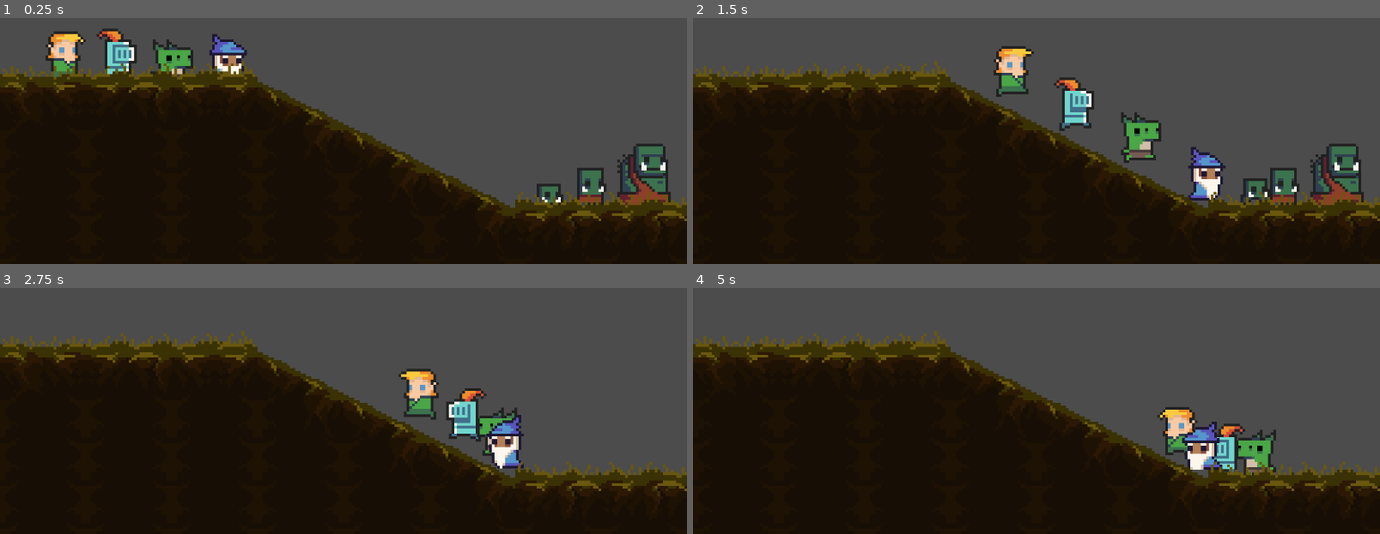
Above: before the commit, frames 1-4 (two rows, left to right).
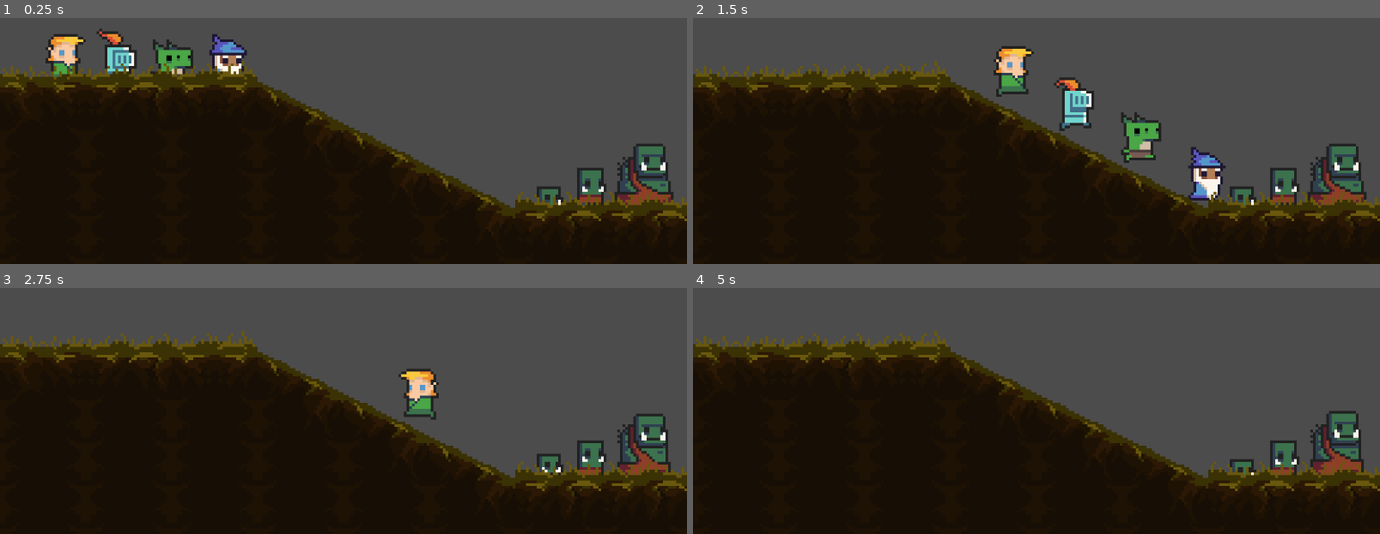
Above: after the commit, the same moments.

Repository: giordanorn/tfgoe
Game: Godot game, scene res://Levels/Test.tscn
Two runs of this game, one before a commit and one after it. Both use one fixed random seed, a clock stepped at 60 frames per second and the inputs below.
Inputs:
- Up to frame 1 (0.25 s): no input
- Up to frame 2 (1.5 s): tap Enter (ui_accept) at 0.5, 0.77 s; hold Right (ui_right) from 0.53 s (still down)
- Up to frame 3 (2.75 s): tap Enter (ui_accept) at 1.52 s; release Right (ui_right) at 2.03 s; hold Left (ui_left) from 2.03 s (still down)
- Up to frame 4 (5 s): release Left (ui_left) at 2.78 s; hold Right (ui_right) 2.78-4.28 s; tap Enter (ui_accept) at 3.02, 3.77, 4.52 s; hold Left (ui_left) from 4.28 s (still down)

The runs differ from the first frame. In frame 1, 1.3% of the frame differs, in the area x 6-98%, y 4-77%; in frame 2, 0.7%; in frame 3, 4.2%; in frame 4, 4.7%, in the area x 67-98%, y 48-77%.

Commit message:
ContactAttack corrigido e implementado em todos os monstros

Diff:
--- a/Levels/Test.tscn
+++ b/Levels/Test.tscn
@@ -33,8 +33,6 @@
 
 [node name="Wizard" parent="Players" instance=ExtResource( 4 )]
 position = Vector2( 28, 16 )
-collision_layer = 2
-collision_mask = 2
 
 [node name="Enemies" type="Node2D" parent="."]
 position = Vector2( 220, 112 )
--- a/Objects/Foes/Demons/DemonBoss.tscn
+++ b/Objects/Foes/Demons/DemonBoss.tscn
@@ -10,6 +10,7 @@
 [ext_resource path="res://Sprites/Characters/Bodies/big_demon_run_anim_f2.png" type="Texture" id=8]
 [ext_resource path="res://Sprites/Characters/Bodies/big_demon_run_anim_f3.png" type="Texture" id=9]
 [ext_resource path="res://Utils/Health.tscn" type="PackedScene" id=10]
+[ext_resource path="res://Utils/ContactAttack.tscn" type="PackedScene" id=11]
 
 [sub_resource type="RectangleShape2D" id=1]
 extents = Vector2( 11, 16 )
@@ -43,8 +44,10 @@
 [node name="AnimatedSprite" type="AnimatedSprite" parent="."]
 frames = SubResource( 2 )
 animation = "idle"
-frame = 1
+frame = 2
 playing = true
 offset = Vector2( 0, -10 )
 
 [node name="Health" parent="." instance=ExtResource( 10 )]
+
+[node name="ContactAttack" parent="." instance=ExtResource( 11 )]
--- a/Objects/Foes/Demons/DemonBrawler.tscn
+++ b/Objects/Foes/Demons/DemonBrawler.tscn
@@ -10,6 +10,7 @@
 [ext_resource path="res://Sprites/Characters/Bodies/chort_run_anim_f2.png" type="Texture" id=8]
 [ext_resource path="res://Sprites/Characters/Bodies/chort_run_anim_f3.png" type="Texture" id=9]
 [ext_resource path="res://Utils/Health.tscn" type="PackedScene" id=10]
+[ext_resource path="res://Utils/ContactAttack.tscn" type="PackedScene" id=11]
 
 [sub_resource type="RectangleShape2D" id=1]
 extents = Vector2( 6, 10 )
@@ -43,7 +44,10 @@
 [node name="AnimatedSprite" type="AnimatedSprite" parent="."]
 frames = SubResource( 2 )
 animation = "idle"
+frame = 3
 playing = true
 offset = Vector2( 0, -4 )
 
 [node name="Health" parent="." instance=ExtResource( 10 )]
+
+[node name="ContactAttack" parent="." instance=ExtResource( 11 )]
--- a/Objects/Foes/Demons/DemonPursuer.tscn
+++ b/Objects/Foes/Demons/DemonPursuer.tscn
@@ -10,6 +10,7 @@
 [ext_resource path="res://Sprites/Characters/Bodies/imp_run_anim_f2.png" type="Texture" id=8]
 [ext_resource path="res://Sprites/Characters/Bodies/imp_run_anim_f3.png" type="Texture" id=9]
 [ext_resource path="res://Utils/Health.tscn" type="PackedScene" id=10]
+[ext_resource path="res://Utils/ContactAttack.tscn" type="PackedScene" id=11]
 
 [sub_resource type="RectangleShape2D" id=1]
 extents = Vector2( 5, 7 )
@@ -29,9 +30,9 @@
 
 [node name="DemonPursuer" type="KinematicBody2D" groups=[
 "character",
+"enemy",
+"pursuer",
 "demon",
-"pursuer",
-"enemy",
 ]]
 script = ExtResource( 1 )
 nickname = "Demon Pursuer"
@@ -43,6 +44,9 @@
 [node name="AnimatedSprite" type="AnimatedSprite" parent="."]
 frames = SubResource( 2 )
 animation = "idle"
+frame = 3
 playing = true
 
 [node name="Health" parent="." instance=ExtResource( 10 )]
+
+[node name="ContactAttack" parent="." instance=ExtResource( 11 )]
--- a/Objects/Foes/Demons/DemonTanker.tscn
+++ b/Objects/Foes/Demons/DemonTanker.tscn
@@ -10,6 +10,7 @@
 [ext_resource path="res://Sprites/Characters/Bodies/wogol_run_anim_f2.png" type="Texture" id=8]
 [ext_resource path="res://Sprites/Characters/Bodies/wogol_run_anim_f3.png" type="Texture" id=9]
 [ext_resource path="res://Utils/Health.tscn" type="PackedScene" id=10]
+[ext_resource path="res://Utils/ContactAttack.tscn" type="PackedScene" id=11]
 
 [sub_resource type="RectangleShape2D" id=1]
 extents = Vector2( 6, 8 )
@@ -46,3 +47,5 @@
 offset = Vector2( 0, -2 )
 
 [node name="Health" parent="." instance=ExtResource( 10 )]
+
+[node name="ContactAttack" parent="." instance=ExtResource( 11 )]
--- a/Objects/Foes/Demons/DemonThrower.tscn
+++ b/Objects/Foes/Demons/DemonThrower.tscn
@@ -10,6 +10,7 @@
 [ext_resource path="res://Sprites/Characters/Bodies/necromancer_run_anim_f2.png" type="Texture" id=8]
 [ext_resource path="res://Sprites/Characters/Bodies/necromancer_run_anim_f3.png" type="Texture" id=9]
 [ext_resource path="res://Utils/Health.tscn" type="PackedScene" id=10]
+[ext_resource path="res://Utils/ContactAttack.tscn" type="PackedScene" id=11]
 
 [sub_resource type="RectangleShape2D" id=1]
 extents = Vector2( 6, 8 )
@@ -42,8 +43,10 @@
 [node name="AnimatedSprite" type="AnimatedSprite" parent="."]
 frames = SubResource( 2 )
 animation = "idle"
-frame = 3
+frame = 2
 playing = true
 offset = Vector2( 0, -2 )
 
 [node name="Health" parent="." instance=ExtResource( 10 )]
+
+[node name="ContactAttack" parent="." instance=ExtResource( 11 )]
--- a/Objects/Foes/Orcs/OrcBoss.tscn
+++ b/Objects/Foes/Orcs/OrcBoss.tscn
@@ -10,6 +10,7 @@
 [ext_resource path="res://Sprites/Characters/Bodies/ogre_run_anim_f2.png" type="Texture" id=8]
 [ext_resource path="res://Sprites/Characters/Bodies/ogre_run_anim_f3.png" type="Texture" id=9]
 [ext_resource path="res://Utils/Health.tscn" type="PackedScene" id=10]
+[ext_resource path="res://Utils/ContactAttack.tscn" type="PackedScene" id=11]
 
 [sub_resource type="RectangleShape2D" id=1]
 extents = Vector2( 10, 14 )
@@ -43,8 +44,9 @@
 [node name="AnimatedSprite" type="AnimatedSprite" parent="."]
 frames = SubResource( 2 )
 animation = "idle"
-frame = 1
 playing = true
 offset = Vector2( 0, -8 )
 
 [node name="Health" parent="." instance=ExtResource( 10 )]
+
+[node name="ContactAttack" parent="." instance=ExtResource( 11 )]
--- a/Objects/Foes/Orcs/OrcBrawler.tscn
+++ b/Objects/Foes/Orcs/OrcBrawler.tscn
@@ -10,6 +10,7 @@
 [ext_resource path="res://Sprites/Characters/Bodies/orc_warrior_run_anim_f2.png" type="Texture" id=8]
 [ext_resource path="res://Sprites/Characters/Bodies/orc_warrior_run_anim_f3.png" type="Texture" id=9]
 [ext_resource path="res://Utils/Health.tscn" type="PackedScene" id=10]
+[ext_resource path="res://Utils/ContactAttack.tscn" type="PackedScene" id=11]
 
 [sub_resource type="RectangleShape2D" id=1]
 extents = Vector2( 6, 9 )
@@ -48,3 +49,5 @@
 offset = Vector2( -1, -2 )
 
 [node name="Health" parent="." instance=ExtResource( 10 )]
+
+[node name="ContactAttack" parent="." instance=ExtResource( 11 )]
--- a/Objects/Foes/Orcs/OrcPursuer.tscn
+++ b/Objects/Foes/Orcs/OrcPursuer.tscn
@@ -10,8 +10,7 @@
 [ext_resource path="res://Sprites/Characters/Bodies/goblin_run_anim_f2.png" type="Texture" id=8]
 [ext_resource path="res://Sprites/Characters/Bodies/goblin_run_anim_f3.png" type="Texture" id=9]
 [ext_resource path="res://Utils/Health.tscn" type="PackedScene" id=10]
-[ext_resource path="res://Utils/KeyboardMovement.tscn" type="PackedScene" id=11]
-[ext_resource path="res://Scripts/Attack/ContactAttack.gd" type="Script" id=12]
+[ext_resource path="res://Utils/ContactAttack.tscn" type="PackedScene" id=11]
 
 [sub_resource type="RectangleShape2D" id=1]
 extents = Vector2( 5, 6 )
@@ -28,8 +27,6 @@
 "name": "run",
 "speed": 10.0
 } ]
-
-[sub_resource type="RectangleShape2D" id=3]
 
 [node name="OrcPursuer" type="KinematicBody2D" groups=[
 "character",
@@ -48,21 +45,9 @@
 position = Vector2( 0, -4 )
 frames = SubResource( 2 )
 animation = "idle"
-frame = 2
+frame = 1
 playing = true
 
 [node name="Health" parent="." instance=ExtResource( 10 )]
 
-[node name="Movement" parent="." instance=ExtResource( 11 )]
-
-[node name="ContactAttack" type="Node2D" parent="."]
-script = ExtResource( 12 )
-strength = 1
-
-[node name="HitArea" type="Area2D" parent="ContactAttack"]
-collision_layer = 2
-collision_mask = 2
-
-[node name="Shape" type="CollisionShape2D" parent="ContactAttack/HitArea"]
-shape = SubResource( 3 )
-[connection signal="body_entered" from="ContactAttack/HitArea" to="ContactAttack" method="_on_HitArea_body_entered"]
+[node name="ContactAttack" parent="." instance=ExtResource( 11 )]
--- a/Objects/Foes/Orcs/OrcTanker.tscn
+++ b/Objects/Foes/Orcs/OrcTanker.tscn
@@ -10,6 +10,7 @@
 [ext_resource path="res://Sprites/Characters/Bodies/masked_orc_run_anim_f2.png" type="Texture" id=8]
 [ext_resource path="res://Sprites/Characters/Bodies/masked_orc_run_anim_f3.png" type="Texture" id=9]
 [ext_resource path="res://Utils/Health.tscn" type="PackedScene" id=10]
+[ext_resource path="res://Utils/ContactAttack.tscn" type="PackedScene" id=11]
 
 [sub_resource type="RectangleShape2D" id=1]
 extents = Vector2( 6, 9 )
@@ -43,7 +44,10 @@
 [node name="AnimatedSprite" type="AnimatedSprite" parent="."]
 frames = SubResource( 2 )
 animation = "idle"
+frame = 1
 playing = true
 offset = Vector2( -1, -2 )
 
 [node name="Health" parent="." instance=ExtResource( 10 )]
+
+[node name="ContactAttack" parent="." instance=ExtResource( 11 )]
--- a/Objects/Foes/Orcs/OrcThrower.tscn
+++ b/Objects/Foes/Orcs/OrcThrower.tscn
@@ -10,6 +10,7 @@
 [ext_resource path="res://Sprites/Characters/Bodies/orc_shaman_run_anim_f2.png" type="Texture" id=8]
 [ext_resource path="res://Sprites/Characters/Bodies/orc_shaman_run_anim_f3.png" type="Texture" id=9]
 [ext_resource path="res://Utils/Health.tscn" type="PackedScene" id=10]
+[ext_resource path="res://Utils/ContactAttack.tscn" type="PackedScene" id=11]
 
 [sub_resource type="RectangleShape2D" id=1]
 extents = Vector2( 6, 8 )
@@ -47,3 +48,5 @@
 playing = true
 
 [node name="Health" parent="." instance=ExtResource( 10 )]
+
+[node name="ContactAttack" parent="." instance=ExtResource( 11 )]
--- a/Objects/Foes/Undeads/UndeadBoss.tscn
+++ b/Objects/Foes/Undeads/UndeadBoss.tscn
@@ -10,6 +10,7 @@
 [ext_resource path="res://Sprites/Characters/Bodies/big_zombie_run_anim_f2.png" type="Texture" id=8]
 [ext_resource path="res://Sprites/Characters/Bodies/big_zombie_run_anim_f3.png" type="Texture" id=9]
 [ext_resource path="res://Utils/Health.tscn" type="PackedScene" id=10]
+[ext_resource path="res://Utils/ContactAttack.tscn" type="PackedScene" id=11]
 
 [sub_resource type="RectangleShape2D" id=1]
 extents = Vector2( 10, 14 )
@@ -43,7 +44,10 @@
 [node name="AnimatedSprite" type="AnimatedSprite" parent="."]
 frames = SubResource( 2 )
 animation = "idle"
+frame = 1
 playing = true
 offset = Vector2( 0, -9 )
 
 [node name="Health" parent="." instance=ExtResource( 10 )]
+
+[node name="ContactAttack" parent="." instance=ExtResource( 11 )]
--- a/Objects/Foes/Undeads/UndeadBrawler.tscn
+++ b/Objects/Foes/Undeads/UndeadBrawler.tscn
@@ -10,6 +10,7 @@
 [ext_resource path="res://Sprites/Characters/Bodies/zombie_run_anim_f2.png" type="Texture" id=8]
 [ext_resource path="res://Sprites/Characters/Bodies/zombie_run_anim_f3.png" type="Texture" id=9]
 [ext_resource path="res://Utils/Health.tscn" type="PackedScene" id=10]
+[ext_resource path="res://Utils/ContactAttack.tscn" type="PackedScene" id=11]
 
 [sub_resource type="RectangleShape2D" id=1]
 extents = Vector2( 4, 8 )
@@ -42,6 +43,9 @@
 [node name="AnimatedSprite" type="AnimatedSprite" parent="."]
 frames = SubResource( 2 )
 animation = "run"
+frame = 1
 playing = true
 
 [node name="Health" parent="." instance=ExtResource( 10 )]
+
+[node name="ContactAttack" parent="." instance=ExtResource( 11 )]
--- a/Objects/Foes/Undeads/UndeadPursuer.tscn
+++ b/Objects/Foes/Undeads/UndeadPursuer.tscn
@@ -10,6 +10,7 @@
 [ext_resource path="res://Sprites/Characters/Bodies/tiny_zombie_run_anim_f2.png" type="Texture" id=8]
 [ext_resource path="res://Sprites/Characters/Bodies/tiny_zombie_run_anim_f3.png" type="Texture" id=9]
 [ext_resource path="res://Utils/Health.tscn" type="PackedScene" id=10]
+[ext_resource path="res://Utils/ContactAttack.tscn" type="PackedScene" id=11]
 
 [sub_resource type="RectangleShape2D" id=1]
 extents = Vector2( 5, 6 )
@@ -48,3 +49,5 @@
 offset = Vector2( 0, -4 )
 
 [node name="Health" parent="." instance=ExtResource( 10 )]
+
+[node name="ContactAttack" parent="." instance=ExtResource( 11 )]
--- a/Objects/Foes/Undeads/UndeadTanker.tscn
+++ b/Objects/Foes/Undeads/UndeadTanker.tscn
@@ -10,6 +10,7 @@
 [ext_resource path="res://Sprites/Characters/Bodies/swampy_run_anim_f2.png" type="Texture" id=8]
 [ext_resource path="res://Sprites/Characters/Bodies/swampy_run_anim_f3.png" type="Texture" id=9]
 [ext_resource path="res://Utils/Health.tscn" type="PackedScene" id=10]
+[ext_resource path="res://Utils/ContactAttack.tscn" type="PackedScene" id=11]
 
 [sub_resource type="RectangleShape2D" id=1]
 extents = Vector2( 8, 8 )
@@ -46,3 +47,5 @@
 playing = true
 
 [node name="Health" parent="." instance=ExtResource( 10 )]
+
+[node name="ContactAttack" parent="." instance=ExtResource( 11 )]
--- a/Objects/Foes/Undeads/UndeadThrower.tscn
+++ b/Objects/Foes/Undeads/UndeadThrower.tscn
@@ -10,6 +10,7 @@
 [ext_resource path="res://Sprites/Characters/Bodies/skelet_run_anim_f2.png" type="Texture" id=8]
 [ext_resource path="res://Sprites/Characters/Bodies/skelet_run_anim_f3.png" type="Texture" id=9]
 [ext_resource path="res://Utils/Health.tscn" type="PackedScene" id=10]
+[ext_resource path="res://Utils/ContactAttack.tscn" type="PackedScene" id=11]
 
 [sub_resource type="RectangleShape2D" id=1]
 extents = Vector2( 5, 8 )
@@ -42,7 +43,9 @@
 [node name="AnimatedSprite" type="AnimatedSprite" parent="."]
 frames = SubResource( 2 )
 animation = "idle"
-frame = 2
+frame = 1
 playing = true
 
 [node name="Health" parent="." instance=ExtResource( 10 )]
+
+[node name="ContactAttack" parent="." instance=ExtResource( 11 )]
--- a/Objects/Players/Elf.tscn
+++ b/Objects/Players/Elf.tscn
@@ -50,7 +50,7 @@
 [node name="AnimatedSprite" type="AnimatedSprite" parent="."]
 frames = SubResource( 2 )
 animation = "idle"
-frame = 2
+frame = 3
 playing = true
 offset = Vector2( 0, -6 )
 
--- a/Objects/Players/Knight.tscn
+++ b/Objects/Players/Knight.tscn
@@ -51,7 +51,6 @@
 position = Vector2( 0, -6 )
 frames = SubResource( 2 )
 animation = "idle"
-frame = 2
 playing = true
 
 [node name="Movement" parent="." instance=ExtResource( 11 )]
--- a/Scripts/Attack/ContactAttack.gd
+++ b/Scripts/Attack/ContactAttack.gd
@@ -6,6 +6,10 @@
 func _ready():
 	$HitArea/Shape.set_shape(character.get_node("CollisionShape2D").get_shape())
 	$HitArea/Shape.position = character.get_node("CollisionShape2D").position
+	character.set_collision_layer(2)
+	character.set_collision_mask(2)
+	print(character.get_collision_layer())
+	print(character.get_collision_mask())
 
 func _on_HitArea_body_entered(target):
 	if target.is_in_group("player"):
--- a/Utils/ContactAttack.tscn
+++ b/Utils/ContactAttack.tscn
@@ -2,16 +2,14 @@
 
 [ext_resource path="res://Scripts/Attack/ContactAttack.gd" type="Script" id=1]
 
-[sub_resource type="RectangleShape2D" id=3]
+[sub_resource type="RectangleShape2D" id=1]
 
 [node name="ContactAttack" type="Node2D"]
 script = ExtResource( 1 )
 strength = 1
 
 [node name="HitArea" type="Area2D" parent="."]
-collision_layer = 2
-collision_mask = 2
 
 [node name="Shape" type="CollisionShape2D" parent="HitArea"]
-shape = SubResource( 3 )
+shape = SubResource( 1 )
 [connection signal="body_entered" from="HitArea" to="." method="_on_HitArea_body_entered"]
Not shown: 2 places in Objects/Foes/Demons/DemonBoss.tscn that only renumber resources
Not shown: 2 places in Objects/Foes/Demons/DemonBrawler.tscn that only renumber resources
Not shown: 1 places in Objects/Foes/Demons/DemonPursuer.tscn that only renumber resources
Not shown: 2 places in Objects/Foes/Demons/DemonTanker.tscn that only renumber resources
Not shown: 2 places in Objects/Foes/Demons/DemonThrower.tscn that only renumber resources
Not shown: 2 places in Objects/Foes/Orcs/OrcBoss.tscn that only renumber resources
Not shown: 2 places in Objects/Foes/Orcs/OrcBrawler.tscn that only renumber resources
Not shown: 1 places in Objects/Foes/Orcs/OrcPursuer.tscn that only renumber resources
Not shown: 2 places in Objects/Foes/Orcs/OrcTanker.tscn that only renumber resources
Not shown: 2 places in Objects/Foes/Orcs/OrcThrower.tscn that only renumber resources
Not shown: 1 places in Objects/Foes/Undeads/UndeadBoss.tscn that only renumber resources
Not shown: 2 places in Objects/Foes/Undeads/UndeadBrawler.tscn that only renumber resources
(and 3 more such lines)
